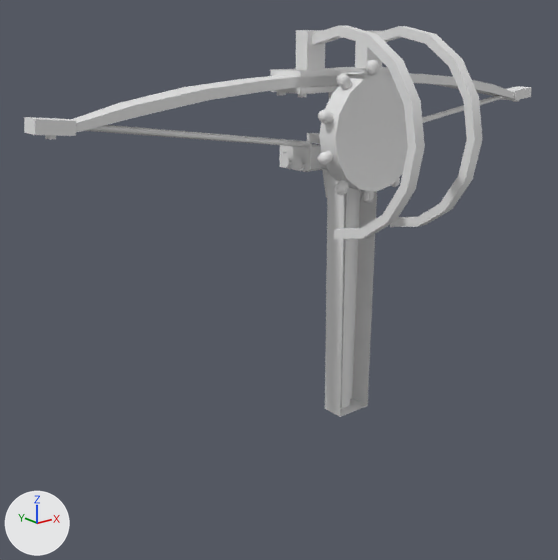
The FBX model Assets/models/ballista_01/ballista_01.fbx as it was, and as the next commit left it.
Both versions are drawn from a 50 mm camera at (-8.51, -9.53, 1.38) aimed at (-1.07, -0.22, -2.35). The lights are fixed; the arrows at lower left show +X, +Y and +Z. Where no turn or scale is listed for an object, it has been applied to the vertices. Vertices at the same position are counted once.

The first picture shows 'body'.
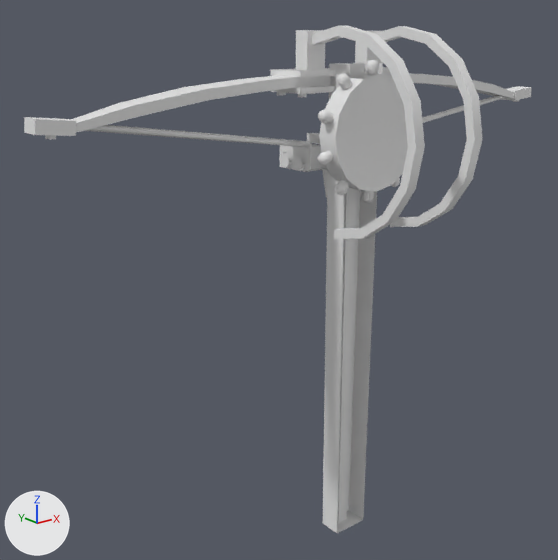
Scene script edits in JSON lines:
```json
{"block": "me_plane", "where": "me_plane.from_pydata(...)  # 948 vertices, 810 faces; spans x -4.99..4.99, y -1.53..1.31, z -4.74..1.54"}
{"block": "me_plane", "where": "# used by ob_body; location = (0.0, -1.12, 0.0)"}
{"block": "me_plane", "change": "me_plane part 1: all 8 vertices in x -0.33..0.33, y 0.17..0.56, z -4.74 are moved by (0.0, 0.0, -2.3)"}
{"block": "me_plane", "change": "me_plane part 2: all 8 vertices in x -0.37..0.37, y 0.17..0.56, z 0.61 are moved by (0.0, 0.0, 0.4)"}
```

Where the change shows, as pixel boxes [x1, y1, x2, y2] in the pictures (558 x 560 px; the box of a moved part takes in the faces that stretch with it):
```json
{"object": "body", "change": "reshaped", "before": [24, 25, 531, 417], "after": [24, 25, 531, 533], "on screen": "30% taller"}
{"part": 1, "of": "me_plane", "change": "moved or reshaped", "before": [340, 398, 367, 417], "after": [337, 510, 363, 533]}
{"part": 2, "of": "me_plane", "change": "moved or reshaped", "before": [325, 92, 377, 417], "after": [323, 63, 383, 533]}
```
